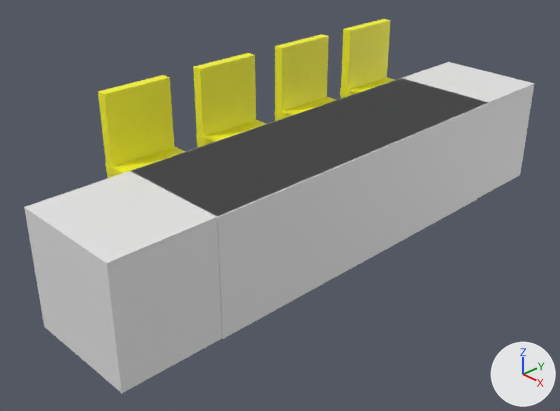
The Blender file theroom/excersizes/teater/seatrow_yellow.blend, before and after one commit.
Before and after are seen from a 50 mm camera at (9.27, -8.99, 5.86) aimed at (0.63, -0.68, -0.26). The axes (+X, +Y, +Z) are drawn at lower right. The lights are the same throughout.

Names of what the first picture shows: '4chair.001', 'carpet.zone', 'front.zone'.
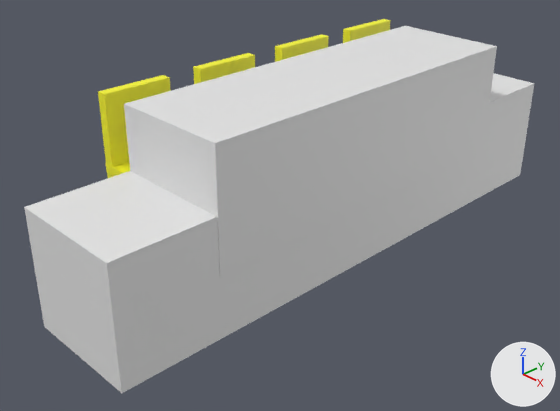
Commit message: Adjusted front.zone for seatrows.

Changed parts and their boxes [x1, y1, x2, y2] in the pictures (560 x 411 px):
'front.zone', moved
    before: [131, 78, 490, 339]
    after: [124, 26, 497, 277]
'4chair.001', unchanged, covered by the edit
    before: [98, 19, 394, 178]
    after: [98, 19, 391, 178]

The change, as a diff of the scene's bpy script:
```diff
--- a/theroom/excersizes/teater/seatrow_yellow.blend.py
+++ b/theroom/excersizes/teater/seatrow_yellow.blend.py
@@ ob_front_zone @@
 ob_front_zone = bpy.data.objects.new('front.zone', me_cube)
-ob_front_zone.location = (1.05, 0.05, 0.0)
+ob_front_zone.location = (1.05, 0.05, 1.06)
 ob_front_zone.scale = (-1.03, 3.27, 1.0)
```
